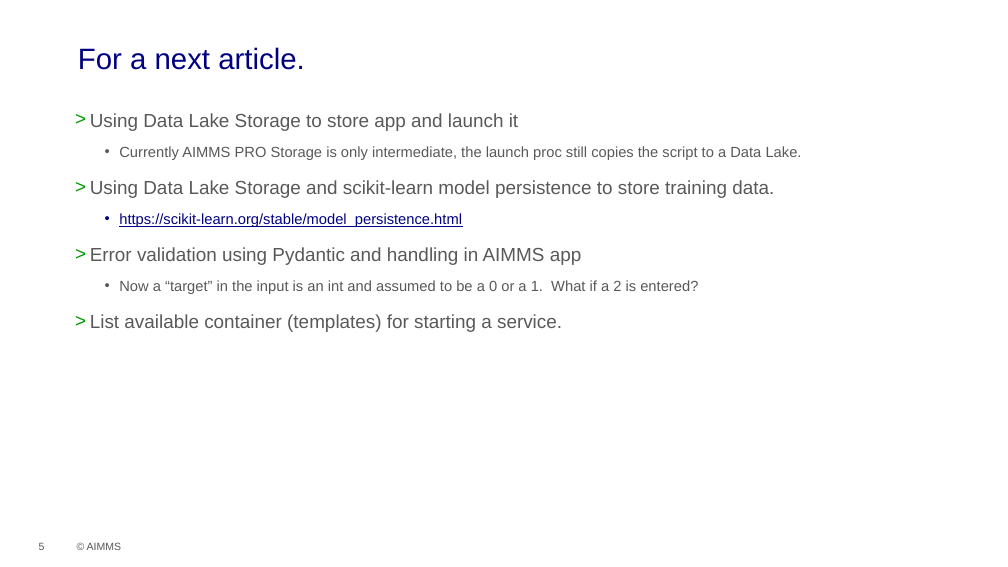
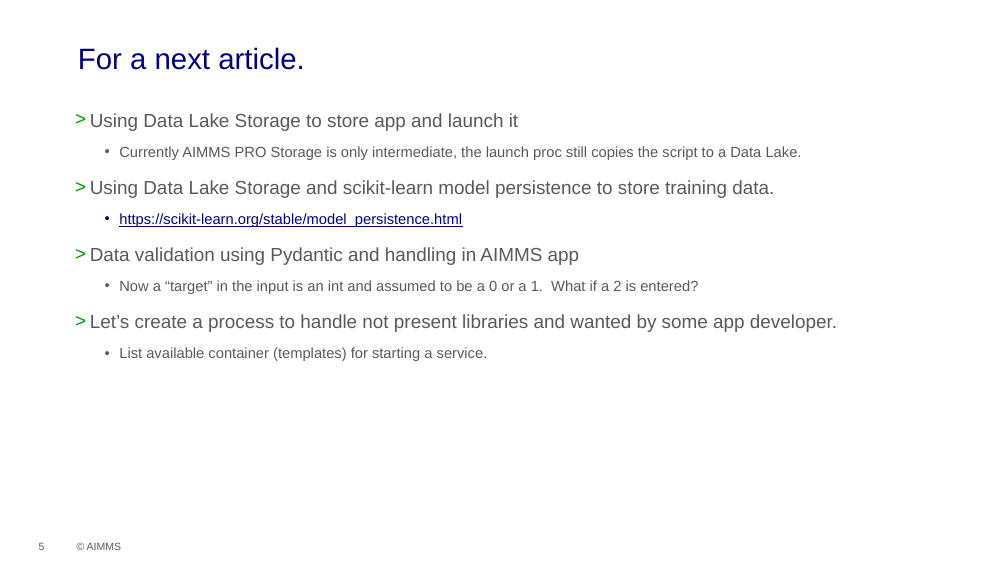
Before and after one commit to aimms/how-to, a slide deck: slide 5 of Articles/599/images/PythonAsAService.pptx. Drawn at 1008x567 pixels with LibreOffice and Linux fonts; fonts in the diff are those of the drawing; background and template pictures are left out. Boxes give left, top, right and bottom in pixels: in the first picture for what was removed or moved away, otherwise in the second. Text is boxed around its words. In the diff, an @@ line names an element or a change of style, - is before the commit and + after.

```diff
--- a/Articles/599/images/PythonAsAService.pptx
+++ b/Articles/599/images/PythonAsAService.pptx
@@ text at box(90, 247, 580, 265): text changed @@
-> Error validation using Pydantic and handling in AIMMS app
+> Data validation using Pydantic and handling in AIMMS app
@@ text at box(90, 314, 837, 332): paragraph added @@
+> Let’s create a process to handle not present libraries and wanted by some app developer.
@@ text at box(119, 347, 488, 361): size 18 to 14 pt in "List available container (templates) for starting a ..."; bullet > to •; list level 1 to 2 in "List available container (templates) for ..." @@
```
Also in this commit, not shown: 1 other file.
